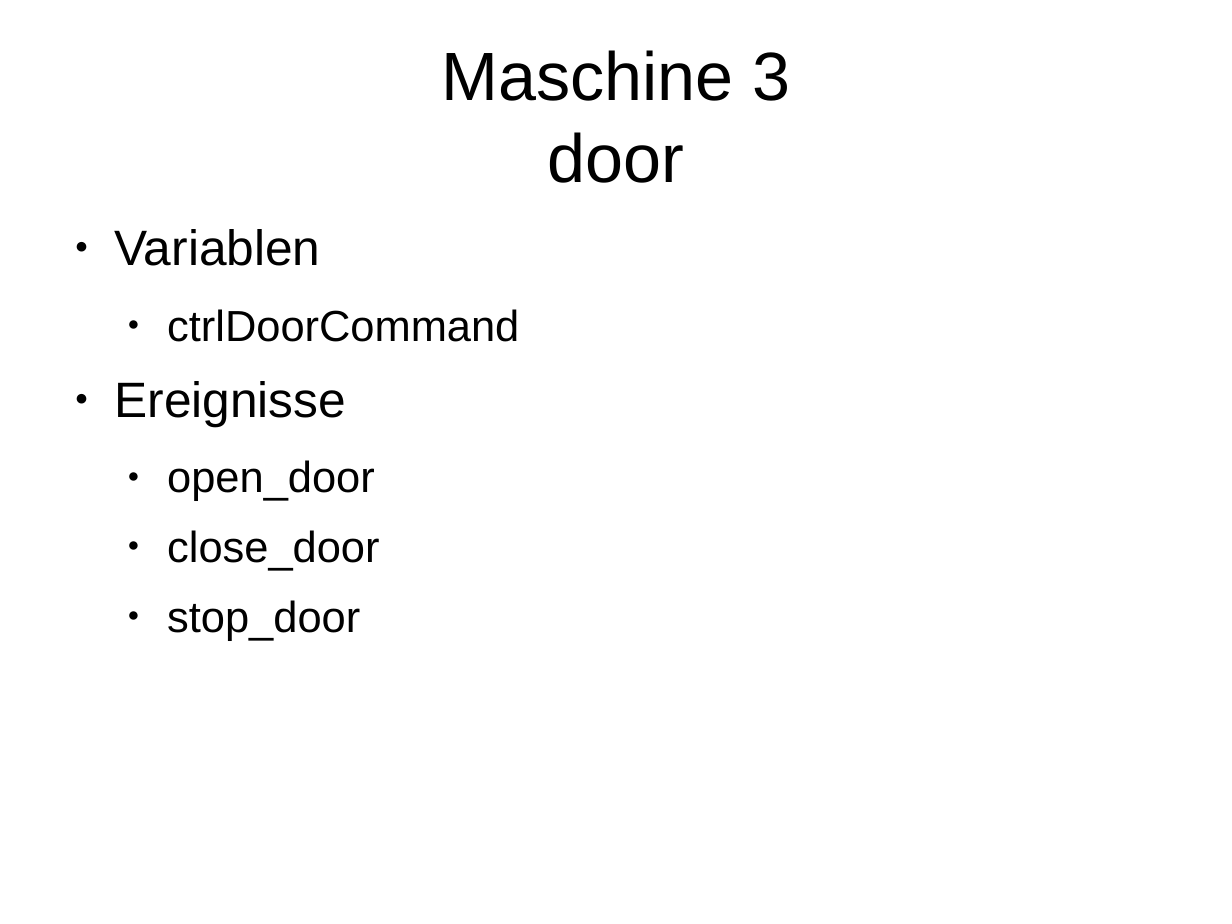
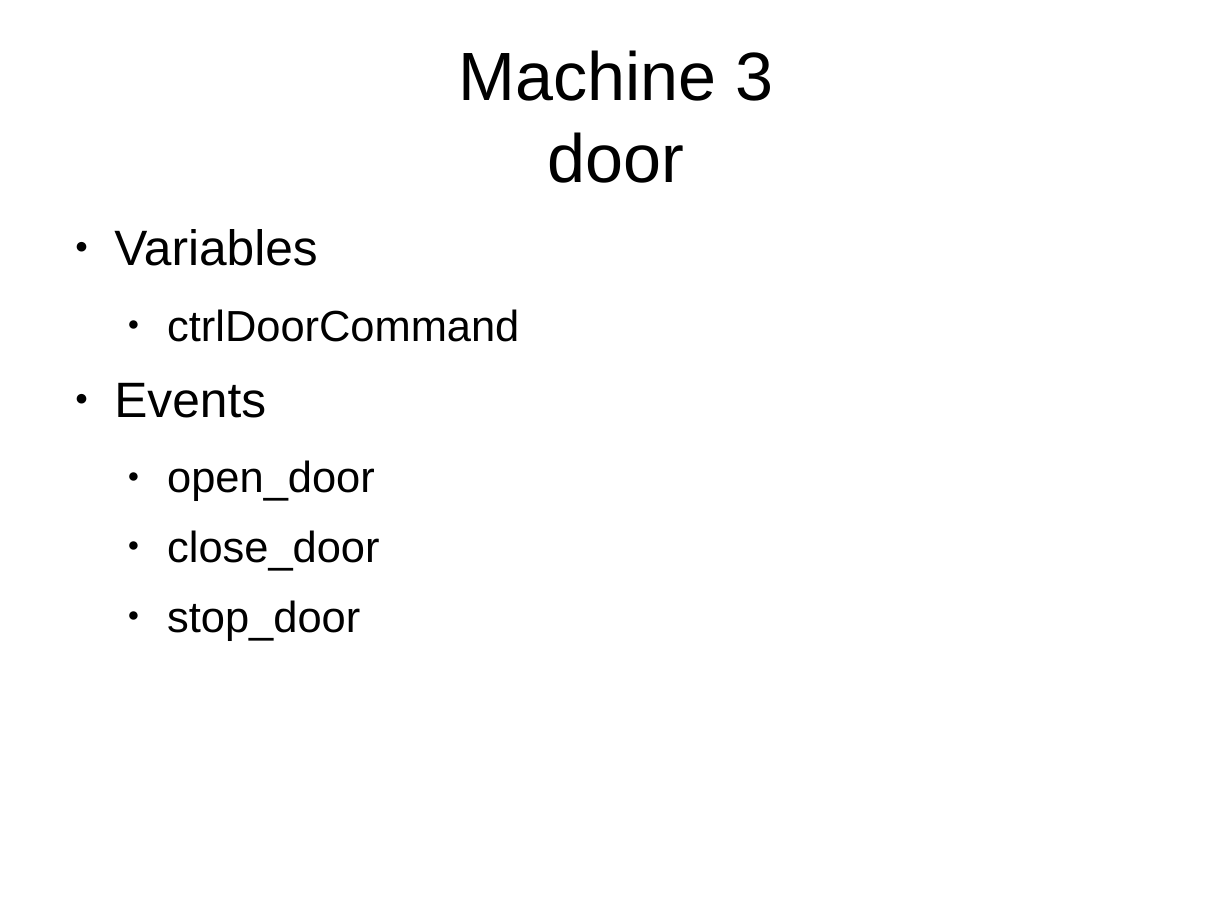
Before and after one commit to copton/ProvenLift, a slide deck: slide 6 of presentation/provenlift.odp. Drawn at 1232x924 pixels with LibreOffice and Linux fonts; fonts in the diff are those of the drawing. Boxes give left, top, right and bottom in pixels: in the first picture for what was removed or moved away, otherwise in the second. Text is boxed around its words. In the diff, an @@ line names an element or a change of style, - is before the commit and + after.

```diff
--- a/presentation/provenlift.odp
+++ b/presentation/provenlift.odp
@@ title at [458,50,773,183]: text changed @@
-Maschine 3
-door
+Machine 3
+door
@@ text at [114,229,317,266]: text changed @@
-● Variablen
+● Variables
@@ text at [114,382,266,418]: text changed @@
-● Ereignisse
+● Events
```
Also in this commit, not shown: 11 other slides changed, 6 slides added, 6 slides removed.
